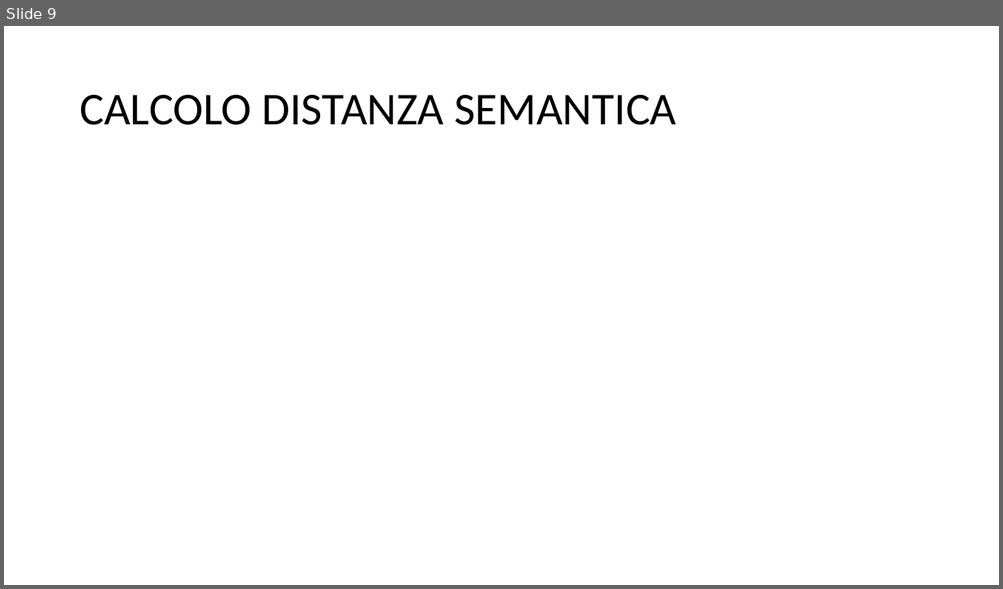
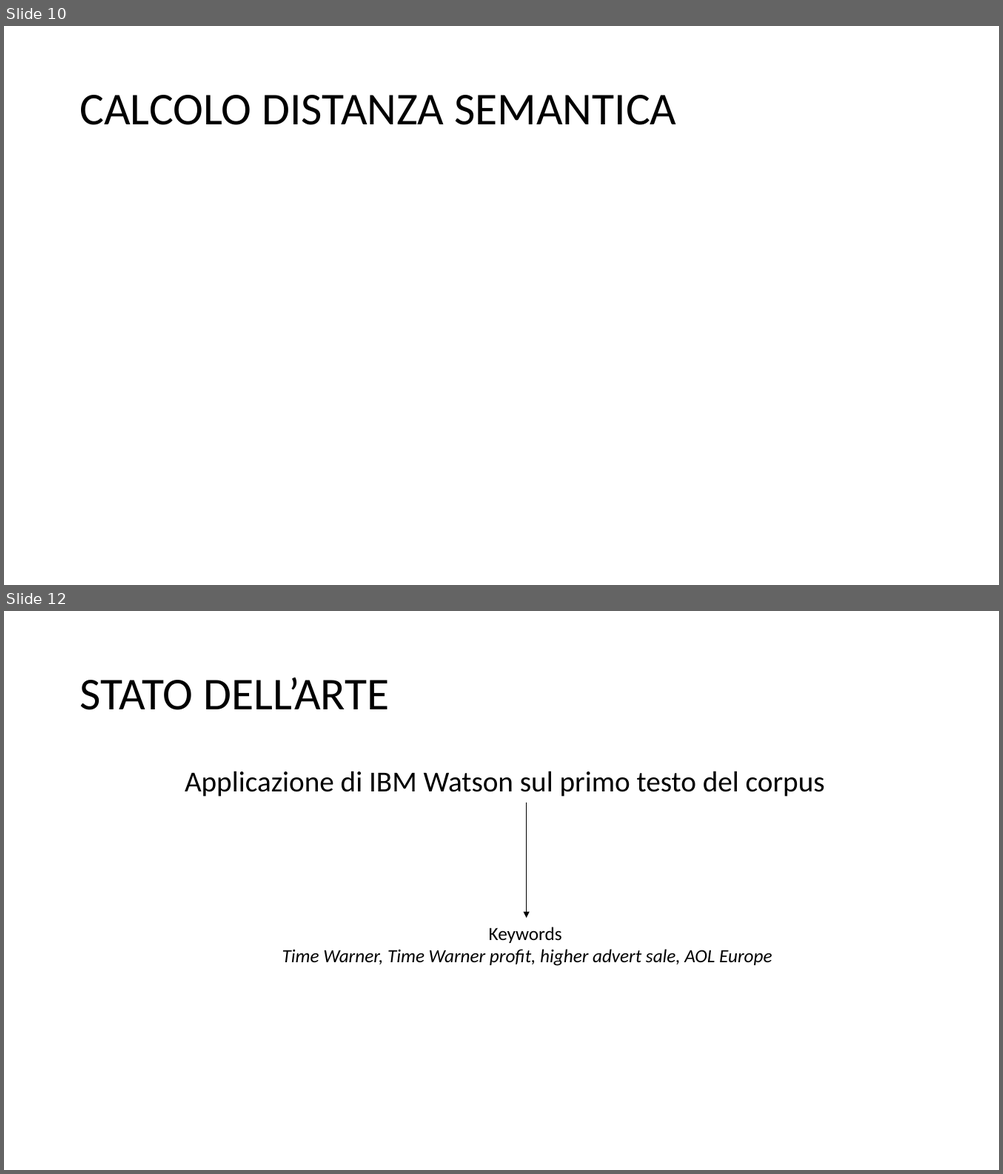
Before and after one commit to rmaganza/TextMiningBBCBusiness, a slide deck: PPI_BBC_article.pptx. Shown one above the other, each under a label of ours: slide 9 before the commit, slides 10 and 12 after it; the slides between them are not shown. The pictures are 1003x589 and 1003x1174 pixels, drawn with LibreOffice and Linux fonts; fonts in the diff are those of the drawing; grey boxes stand for pictures. Boxes give left, top, right and bottom in pixels: in the first picture for what was removed or moved away, otherwise in the second. Text is boxed around its words. In the diff, an @@ line names an element or a change of style, - is before the commit and + after.

```diff
--- a/PPI_BBC_article.pptx
+++ b/PPI_BBC_article.pptx
@@ slide 12 added at <box>4,611,999,1170</box>, background #FFFFFF @@
@@ title added at <box>79,678,389,710</box>, 44 pt, text #000000 @@
+STATO DELL’ARTE
@@ text added at <box>185,771,825,797</box>, 28 pt, text #000000 @@
+Applicazione di IBM Watson sul primo testo del corpus
@@ arrow added from (526, 803) to (526, 918), #000000 0.5 pt @@
@@ text added at <box>282,927,772,966</box>, 18 pt, text #000000, italic @@
+Keywords
+Time Warner, Time Warner profit, higher advert sale, AOL Europe
@@ what was slide 9 is now slide 10 @@
```
Also in this commit, not shown: 3 slides changed, 3 other slides added, 2 slides removed.
